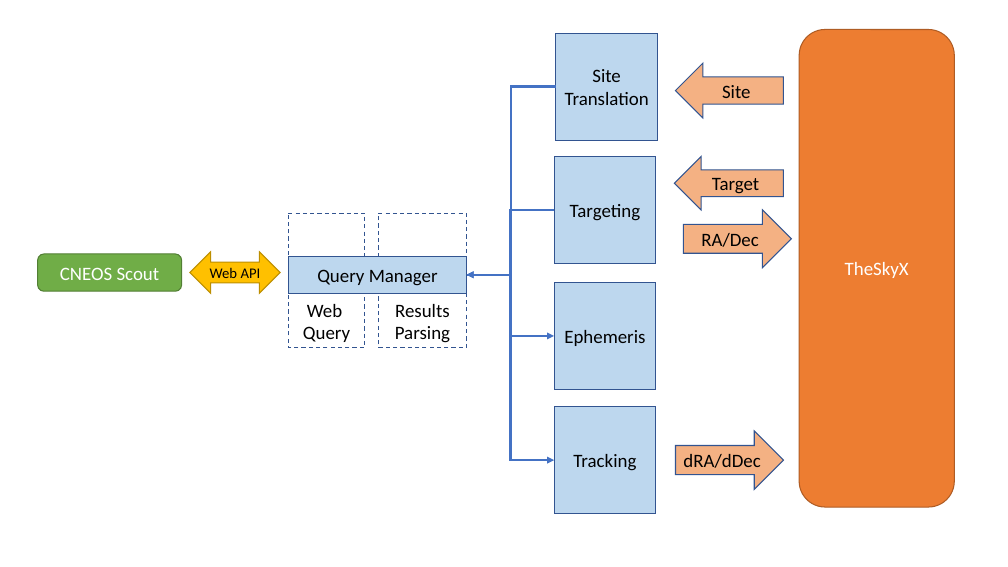
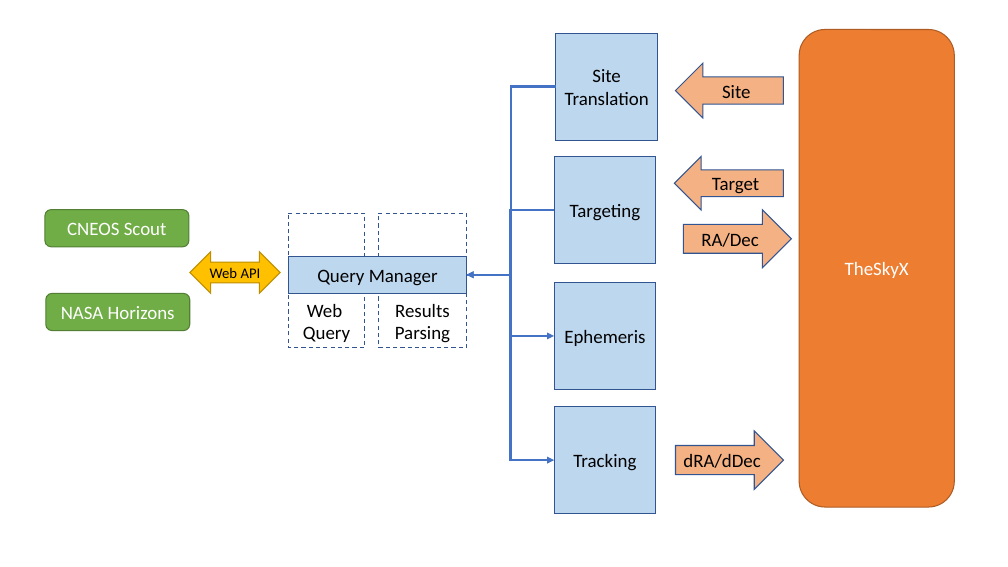
Before and after one commit to rrskybox/Hot-Pursuit, a slide deck: slide 1 of Hot Pursuit/IPS.pptx. Drawn at 1008x567 pixels with LibreOffice and Linux fonts; fonts in the diff are those of the drawing. Boxes give left, top, right and bottom in pixels: in the first picture for what was removed or moved away, otherwise in the second. Text is boxed around its words. In the diff, an @@ line names an element or a change of style, - is before the commit and + after.

```diff
--- a/Hot Pursuit/IPS.pptx
+++ b/Hot Pursuit/IPS.pptx
@@ rounded rectangle "CNEOS Scout": place and size @@
-rounded rectangle "CNEOS Scout" at (38, 254, 181, 291)
+rounded rectangle "CNEOS Scout" at (45, 209, 188, 247)
@@ rounded rectangle added at (46, 293, 190, 330), fill #70AD47, outline #538035 1 pt, 18 pt, text #FFFFFF @@
+NASA Horizons
```
Also in this commit, not shown: 1 other slide changed, 43 other files.
